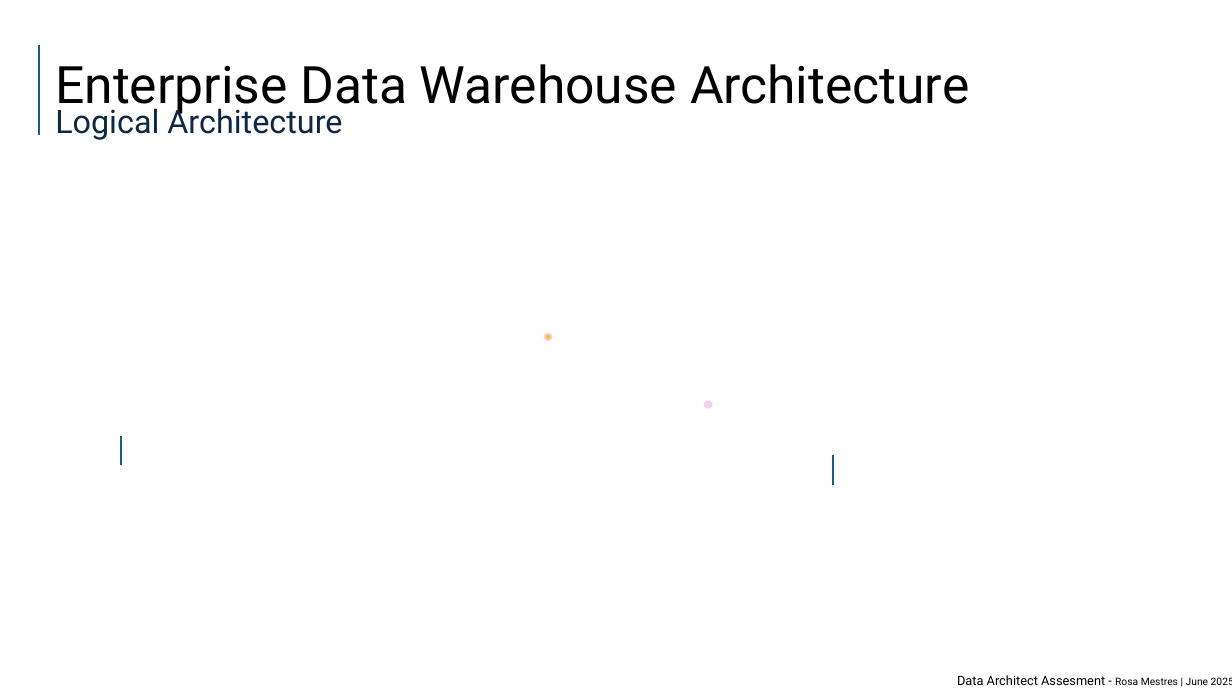
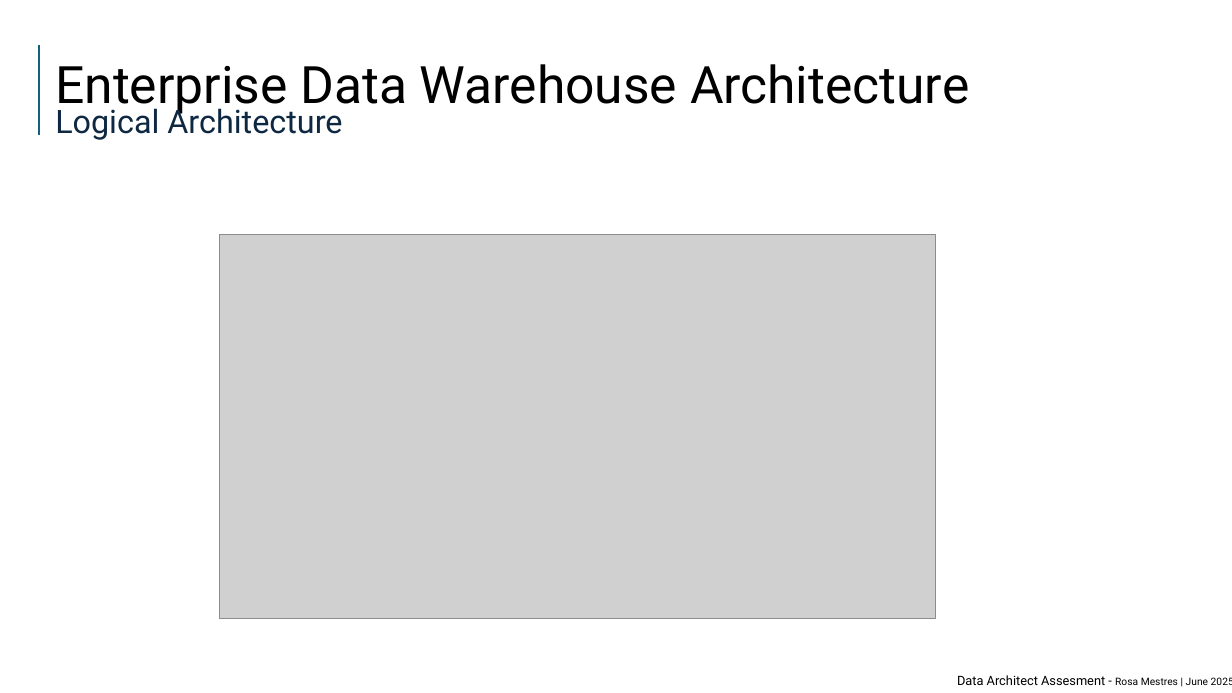
Before and after one commit to rmhuoc/etl_assesment, a slide deck: slide 6 of PyETL/ppt/data_architect_assesment_v1.pptx. Drawn at 1232x693 pixels with LibreOffice and Linux fonts; fonts in the diff are those of the drawing; grey boxes stand for pictures. Boxes give left, top, right and bottom in pixels: in the first picture for what was removed or moved away, otherwise in the second. Text is boxed around its words. In the diff, an @@ line names an element or a change of style, - is before the commit and + after.

```diff
--- a/PyETL/ppt/data_architect_assesment_v1.pptx
+++ b/PyETL/ppt/data_architect_assesment_v1.pptx
@@ picture added at (x1=219, y1=235, x2=935, y2=618) @@
@@ ellipse removed at (x1=544, y1=334, x2=551, y2=340) @@
@@ ellipse removed at (x1=705, y1=401, x2=712, y2=408) @@
@@ line removed from (121, 435) to (121, 466) @@
@@ line removed from (834, 456) to (834, 485) @@
```
Also in this commit, not shown: 3 other slides changed, 15 other files.
